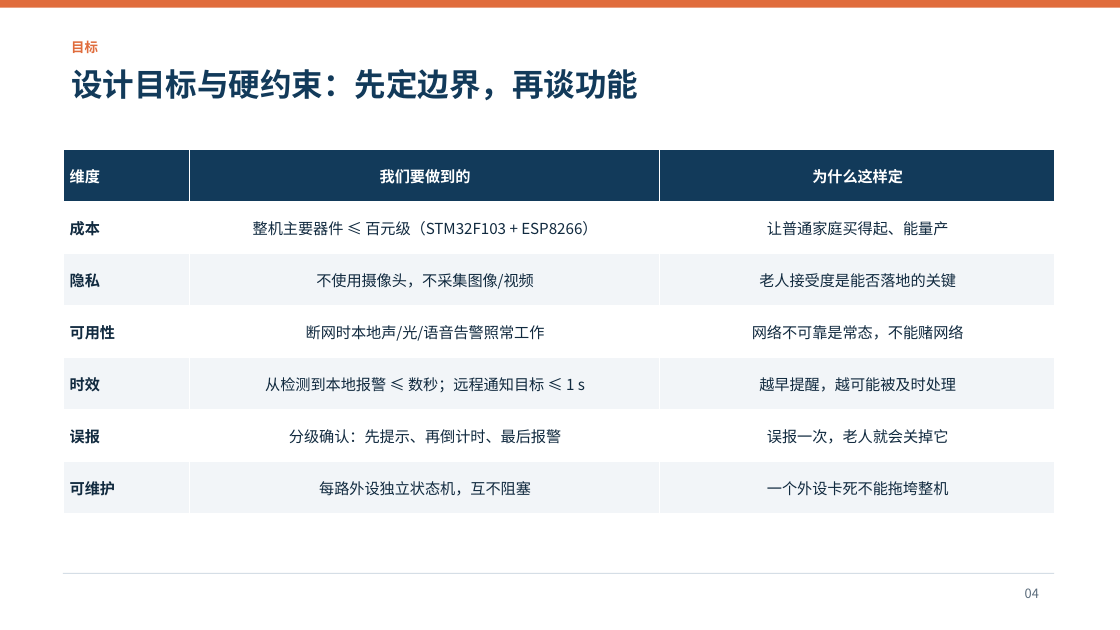
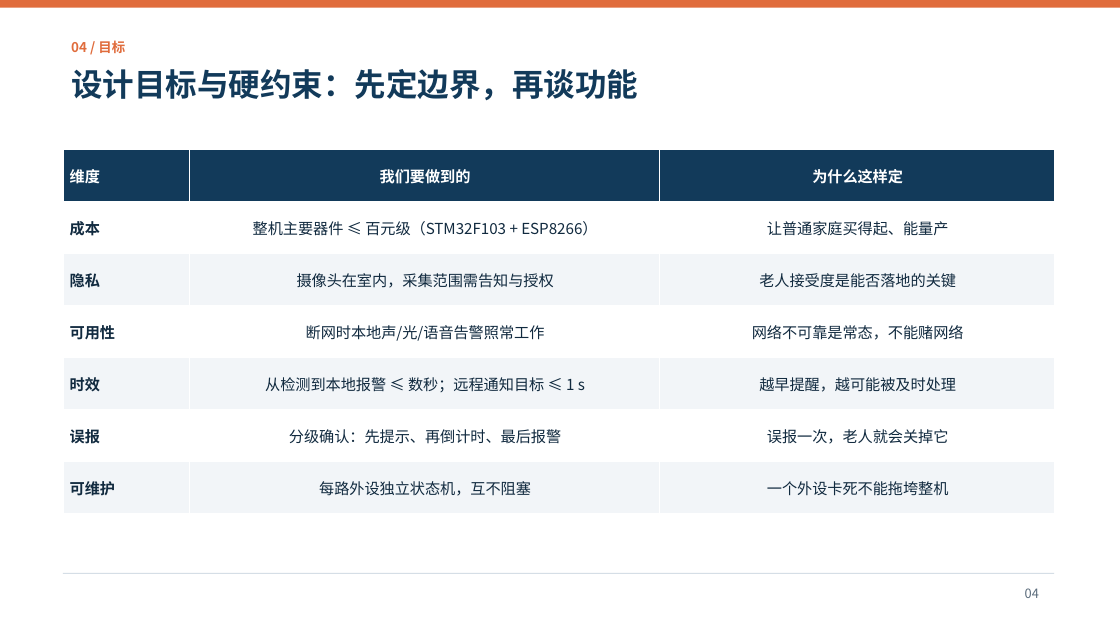
Before and after one commit to Maxsunset/SilverGuard, a slide deck: slide 4 of SilverGuard/docs/SilverGuard_答辩_设计思路与亮点.pptx. Drawn at 1120x630 pixels with LibreOffice and Linux fonts; fonts in the diff are those of the drawing. Boxes give left, top, right and bottom in pixels: in the first picture for what was removed or moved away, otherwise in the second. Text is boxed around its words. In the diff, an @@ line names an element or a change of style, - is before the commit and + after.

```diff
--- a/SilverGuard/docs/SilverGuard_答辩_设计思路与亮点.pptx
+++ b/SilverGuard/docs/SilverGuard_答辩_设计思路与亮点.pptx
@@ text at (71,40,125,53): text changed @@
-目标
+04 / 目标
@@ table at (63,150,1054,514) @@
-row 3, column 2: 不使用摄像头，不采集图像/视频
+row 3, column 2: 摄像头在室内，采集范围需告知与授权
```
Also in this commit, not shown: 11 other slides changed.
